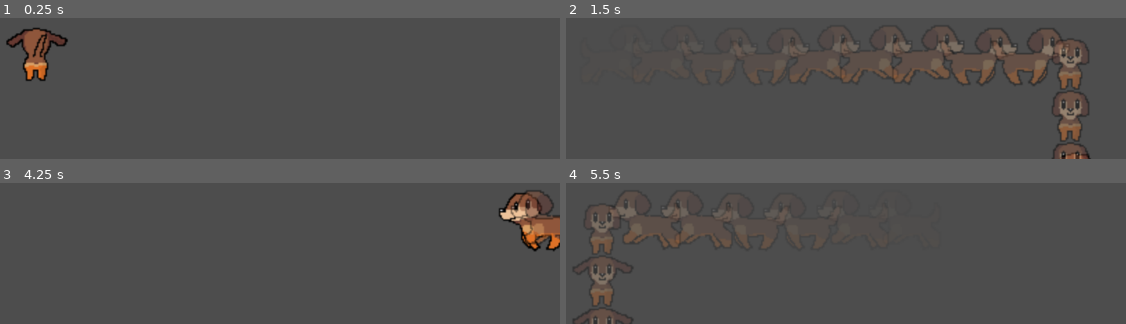
Above: before the commit, frames 1-4 (two rows, left to right).
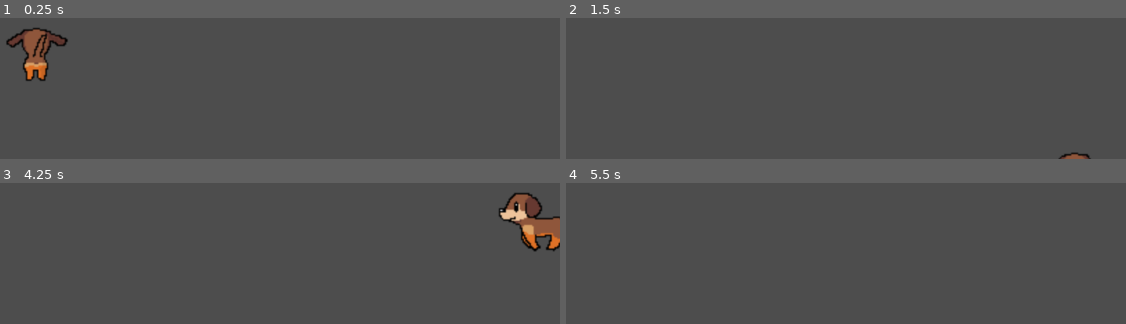
Above: after the commit, the same moments.

Repository: WOCae/dog
Game: Godot game, scene res://dog.tscn
Same seed, same stepped clock (60 frames per second), same inputs: the game is played once before the commit and once after it.
Inputs:
- Up to frame 1 (0.25 s): no input
- Up to frame 2 (1.5 s): hold Right (ui_right) 0.53-1.28 s; hold Down (ui_down) from 1.28 s (still down)
- Up to frame 3 (4.25 s): release Down (ui_down) at 2.03 s; hold Right (ui_right) 2.03-2.78 s; tap Enter at 2.75 s; hold Up (ui_up) 2.78-3.53 s; tap Space at 3.5 s; hold Left (ui_left) from 3.53 s (still down)
- Up to frame 4 (5.5 s): release Left (ui_left) at 5.03 s; hold Down (ui_down) from 5.03 s (still down)

The runs differ from the first frame. In frame 2, 6.2% of the frame differs, in the area x 30-94%, y 7-100%; in frame 3, 1.1%; in frame 4, 2.5%.
Error after the commit: Attempt to call function 'add_child' in base 'null instance' on a null instance. (res://dog.gd:75)

Commit message:
Update dog.gd

Diff:
--- a/dog.gd
+++ b/dog.gd
@@ -2,23 +2,9 @@
 
 const SPEED := 15.0
 
-# 状態
-enum eState {
-	IDLE,
-	RUN,
-}
-
-var state = eState.IDLE
-var ghost_cnt = 0
-
-@onready var _ghost_effects = $"GhostEffectLayer"
-const GHOST_EFFECT = preload("res://dog_ghost.tscn")
-var diretFlag:int
-var posi = Vector2.ZERO
-
 func _ready() -> void:
-	position = Vector2(400,500)
-	scale =  Vector2(2,2)
+	position = Vector2(400,500)	 #初期位置
+	scale =  Vector2(2,2)	#サイズ
 
 func _process(delta: float) -> void:
 	#$AnimatedSprite2D.animation = &"walk"
@@ -47,27 +33,43 @@
 	position += velocity.normalized() * SPEED
 	$AnimatedSprite2D.play()
 
+	#停止しているかを位置で判定
 	if posi == position:
-		state = eState.IDLE
+		state = eState.STOP
 	if posi != position:
 		posi = position
 		state = eState.RUN
 
+	#残像の呼び出し
+	read_ghost()
 
-	# 残像エフェクトの処理
-	_proc_ghost_effect()
+#残像の設定
 
-func _proc_ghost_effect() -> void:
-	if state == eState.IDLE:
-		ghost_cnt = 0
-		return # 停止中は何もしない
+var FreqNum:int = 5 #残像の表示頻度 2:多い　10:少ない
 
-	# 残像エフェクトを生成判定
-	ghost_cnt += 1
-	if ghost_cnt%5== 1:
-		#_ghost_effects.show()
+#dogの状態
+enum eState {
+	STOP,
+	RUN,
+}
+
+var state = eState.STOP
+var ghostNum = 0
+
+@onready var ghostDog = $"GhostLayer"
+const ghostSecene = preload("res://dog_ghost.tscn")
+var diretFlag:int
+var posi = Vector2.ZERO
+
+func read_ghost() -> void:
+	if state == eState.STOP:
+		ghostNum = 0
+		return
+
+	# 残像の生成
+	ghostNum += 1
+	if ghostNum % FreqNum == 1:
 		# 残像エフェクト生成
-		var eft = GHOST_EFFECT.instantiate()
+		var eft = ghostSecene.instantiate()
 		eft.start(position, scale,diretFlag)
-		_ghost_effects.add_child(eft)
-		#ghost_cnt = 0
+		ghostDog.add_child(eft)
